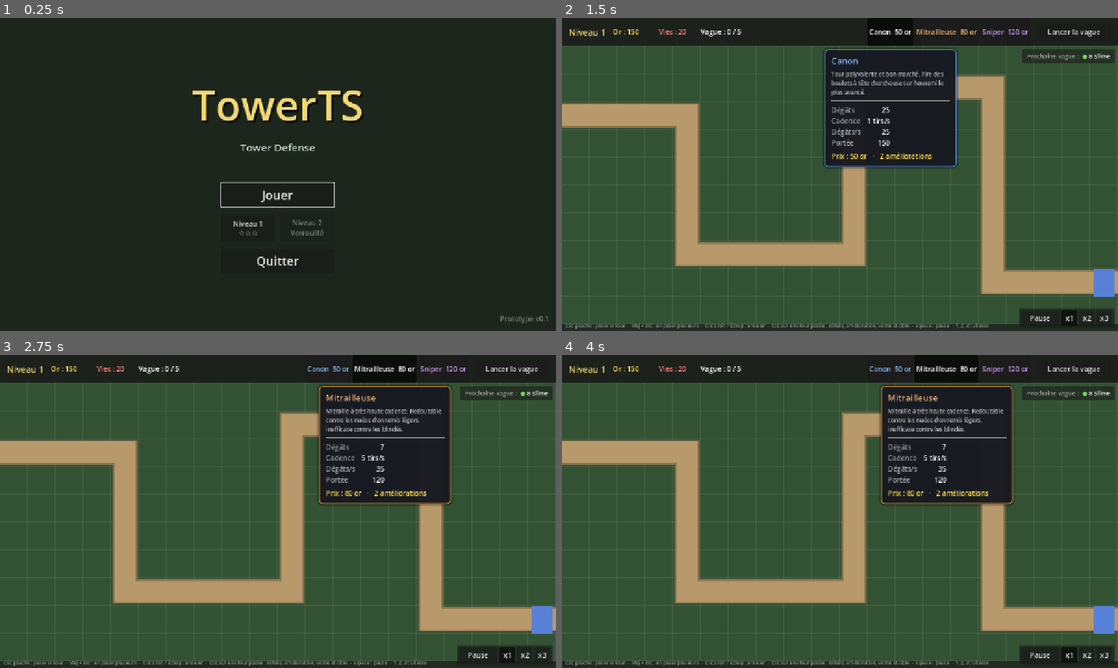
Above: before the commit, frames 1-4 (two rows, left to right).
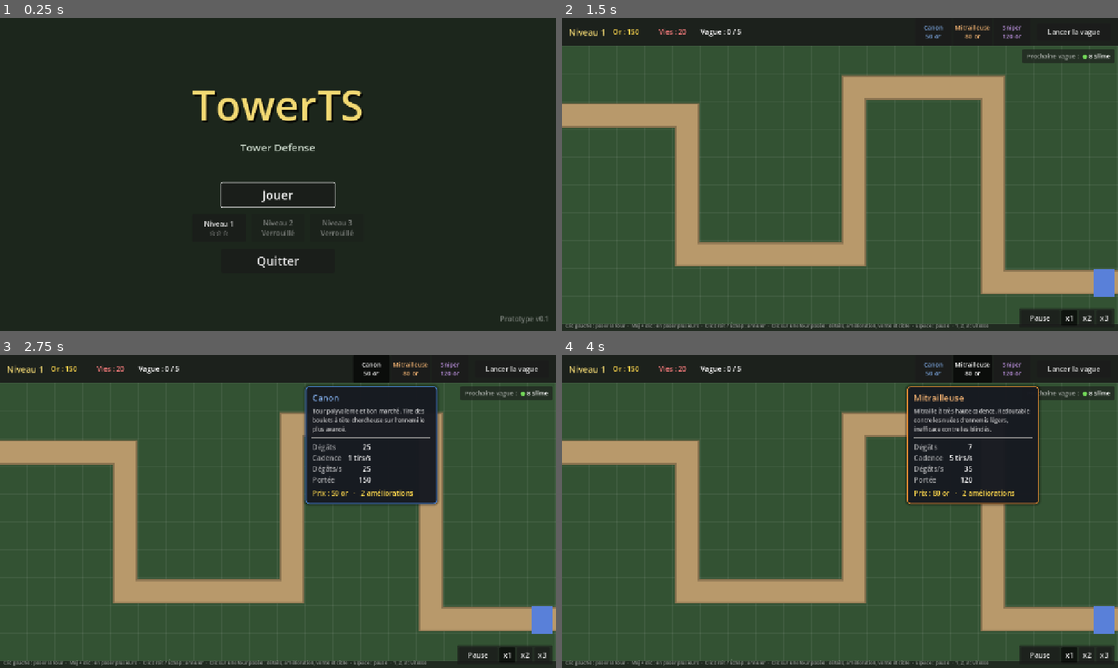
Above: after the commit, the same moments.

Repository: sam-fishermonger/TowerTS
Game: Godot game, scene res://scenes/ui/title_screen.tscn
The game is run twice, just before and just after one commit, with the same random seed, the same clock (stepped at 60 frames per second) and the same inputs.
Inputs (mouse positions are in pixels of both pictures, inside the frame that each line leads up to):
- Up to frame 1 (0.25 s): no input
- Up to frame 2 (1.5 s): click "Jouer" at 0.5 s; click (890, 30) at 1.25 s, where only the run before the commit has a clickable "Canon 50 or"
- Up to frame 3 (2.75 s): click (372, 367) at 2 s, where only the run after the commit has a clickable "Canon 50 or"
- Up to frame 4 (4 s): click (945, 367) at 2.75 s, where only the run before the commit has a clickable "Mitrailleuse 80 or"; click (973, 367) at 3.5 s, where only the run after the commit has a clickable "Mitrailleuse 80 or"

The runs differ from the first frame. In frame 1, 0.7% of the frame differs, in the area x 36-64%, y 52-80%; in frame 2, 9.5%, in the area x 47-84%, y 2-49%; in frame 3, 4.3%; in frame 4, 5.6%.

Commit message:
Ajouter le niveau 3, le Slime géant et la tour Rayon
Le Slime géant se divise en 3 Slimes à sa mort. Le Rayon frappe en continu
une seule cible, jusqu'à 3 fois plus fort s'il reste dessus 2 secondes.
Les boutons d'achat passent sur deux lignes pour tenir à 6 tours.

Co-Authored-By: Claude Opus 5.5 (1M context) <noreply@anthropic.com>
Claude-Session: https://claude.ai/code/session_01LCUkbj6wNwvmsja1cRfizV

Diff:
--- a/resources/campaign.tres
+++ b/resources/campaign.tres
@@ -4,4 +4,4 @@
 
 [resource]
 script = ExtResource("1_campaign")
-levels = Array[String](["res://scenes/levels/level_01.tscn", "res://scenes/levels/level_02.tscn"])
+levels = Array[String](["res://scenes/levels/level_01.tscn", "res://scenes/levels/level_02.tscn", "res://scenes/levels/level_03.tscn"])
--- /dev/null
+++ b/resources/enemies/giant_slime.tres
@@ -0,0 +1,16 @@
+[gd_resource type="Resource" script_class="EnemyData" format=3]
+
+[ext_resource type="Script" path="res://scripts/data/enemy_data.gd" id="1_data"]
+[ext_resource type="Resource" path="res://resources/enemies/slime.tres" id="2_slime"]
+
+[resource]
+script = ExtResource("1_data")
+display_name = "Slime géant"
+max_health = 220.0
+speed = 50.0
+reward = 6
+damage = 3
+color = Color(0.25, 0.62, 0.3, 1)
+radius = 19.0
+split_into = ExtResource("2_slime")
+split_count = 3
--- /dev/null
+++ b/resources/towers/beam.tres
@@ -0,0 +1,30 @@
+[gd_resource type="Resource" script_class="TowerData" format=3]
+
+[ext_resource type="Script" path="res://scripts/data/tower_data.gd" id="1_data"]
+[ext_resource type="PackedScene" path="res://scenes/towers/beam_tower.tscn" id="2_scene"]
+[ext_resource type="Script" path="res://scripts/data/tower_upgrade.gd" id="3_upgrade"]
+
+[sub_resource type="Resource" id="Upgrade_1"]
+script = ExtResource("3_upgrade")
+cost = 90
+damage_multiplier = 1.35
+
+[sub_resource type="Resource" id="Upgrade_2"]
+script = ExtResource("3_upgrade")
+cost = 140
+damage_multiplier = 1.35
+range_multiplier = 1.15
+
+[resource]
+script = ExtResource("1_data")
+display_name = "Rayon"
+description = "Rayon continu qui brûle de plus en plus fort tant qu'il reste sur la même cible (jusqu'à 3 fois plus). Idéal contre les gros ennemis, mais l'armure absorbe ses petits coups."
+cost = 130
+scene = ExtResource("2_scene")
+attack_range = 140.0
+damage = 6.0
+fire_rate = 6.0
+color = Color(0.95, 0.35, 0.6, 1)
+beam_ramp_max = 3.0
+beam_ramp_time = 2.0
+upgrades = Array[ExtResource("3_upgrade")]([SubResource("Upgrade_1"), SubResource("Upgrade_2")])
--- /dev/null
+++ b/scenes/levels/level_03.tscn
@@ -0,0 +1,204 @@
+[gd_scene format=3]
+
+[ext_resource type="PackedScene" path="res://scenes/levels/level.tscn" id="1_level"]
+[ext_resource type="Script" path="res://scripts/data/tower_data.gd" id="2_tower_data"]
+[ext_resource type="Resource" path="res://resources/towers/cannon.tres" id="3_cannon"]
+[ext_resource type="Resource" path="res://resources/towers/gatling.tres" id="4_gatling"]
+[ext_resource type="Resource" path="res://resources/towers/sniper.tres" id="5_sniper"]
+[ext_resource type="Resource" path="res://resources/towers/mortar.tres" id="6_mortar"]
+[ext_resource type="Resource" path="res://resources/towers/frost.tres" id="7_frost"]
+[ext_resource type="Resource" path="res://resources/towers/beam.tres" id="8_beam"]
+[ext_resource type="Script" path="res://scripts/data/wave_data.gd" id="9_wave_data"]
+[ext_resource type="Script" path="res://scripts/data/spawn_group.gd" id="10_spawn_group"]
+[ext_resource type="Resource" path="res://resources/enemies/slime.tres" id="11_slime"]
+[ext_resource type="Resource" path="res://resources/enemies/runner.tres" id="12_runner"]
+[ext_resource type="Resource" path="res://resources/enemies/tank.tres" id="13_tank"]
+[ext_resource type="Resource" path="res://resources/enemies/shell.tres" id="14_shell"]
+[ext_resource type="Resource" path="res://resources/enemies/giant_slime.tres" id="15_giant"]
+
+[sub_resource type="Curve2D" id="Curve2D_path"]
+_data = {
+"points": PackedVector2Array(0, 0, 0, 0, -32, 160, 0, 0, 0, 0, 1056, 160, 0, 0, 0, 0, 1056, 352, 0, 0, 0, 0, 224, 352, 0, 0, 0, 0, 224, 544, 0, 0, 0, 0, 1312, 544),
+"tilts": PackedFloat32Array(0, 0, 0, 0, 0, 0)
+}
+point_count = 6
+
+[sub_resource type="Resource" id="Group_w1_1"]
+script = ExtResource("10_spawn_group")
+enemy = ExtResource("11_slime")
+count = 12
+interval = 0.8
+start_delay = 0.0
+
+[sub_resource type="Resource" id="Group_w1_2"]
+script = ExtResource("10_spawn_group")
+enemy = ExtResource("15_giant")
+count = 4
+interval = 2.5
+start_delay = 5.0
+
+[sub_resource type="Resource" id="Wave_1"]
+script = ExtResource("9_wave_data")
+groups = Array[ExtResource("10_spawn_group")]([SubResource("Group_w1_1"), SubResource("Group_w1_2")])
+bonus_gold = 15
+
+[sub_resource type="Resource" id="Group_w2_1"]
+script = ExtResource("10_spawn_group")
+enemy = ExtResource("12_runner")
+count = 16
+interval = 0.5
+start_delay = 0.0
+
+[sub_resource type="Resource" id="Group_w2_2"]
+script = ExtResource("10_spawn_group")
+enemy = ExtResource("15_giant")
+count = 5
+interval = 2.0
+start_delay = 4.0
+
+[sub_resource type="Resource" id="Wave_2"]
+script = ExtResource("9_wave_data")
+groups = Array[ExtResource("10_spawn_group")]([SubResource("Group_w2_1"), SubResource("Group_w2_2")])
+bonus_gold = 20
+
+[sub_resource type="Resource" id="Group_w3_1"]
+script = ExtResource("10_spawn_group")
+enemy = ExtResource("15_giant")
+count = 8
+interval = 1.5
+start_delay = 0.0
+
+[sub_resource type="Resource" id="Group_w3_2"]
+script = ExtResource("10_spawn_group")
+enemy = ExtResource("14_shell")
+count = 8
+interval = 1.2
+start_delay = 4.0
+
+[sub_resource type="Resource" id="Wave_3"]
+script = ExtResource("9_wave_data")
+groups = Array[ExtResource("10_spawn_group")]([SubResource("Group_w3_1"), SubResource("Group_w3_2")])
+bonus_gold = 25
+
+[sub_resource type="Resource" id="Group_w4_1"]
+script = ExtResource("10_spawn_group")
+enemy = ExtResource("13_tank")
+count = 6
+interval = 1.6
+start_delay = 0.0
+
+[sub_resource type="Resource" id="Group_w4_2"]
+script = ExtResource("10_spawn_group")
+enemy = ExtResource("12_runner")
+count = 20
+interval = 0.35
+start_delay = 3.0
+
+[sub_resource type="Resource" id="Group_w4_3"]
+script = ExtResource("10_spawn_group")
+enemy = ExtResource("15_giant")
+count = 6
+interval = 1.5
+start_delay = 8.0
+
+[sub_resource type="Resource" id="Wave_4"]
+script = ExtResource("9_wave_data")
+groups = Array[ExtResource("10_spawn_group")]([SubResource("Group_w4_1"), SubResource("Group_w4_2"), SubResource("Group_w4_3")])
+bonus_gold = 30
+
+[sub_resource type="Resource" id="Group_w5_1"]
+script = ExtResource("10_spawn_group")
+enemy = ExtResource("15_giant")
+count = 12
+interval = 1.0
+start_delay = 0.0
+
+[sub_resource type="Resource" id="Group_w5_2"]
+script = ExtResource("10_spawn_group")
+enemy = ExtResource("14_shell")
+count = 12
+interval = 1.0
+start_delay = 3.0
+
+[sub_resource type="Resource" id="Wave_5"]
+script = ExtResource("9_wave_data")
+groups = Array[ExtResource("10_spawn_group")]([SubResource("Group_w5_1"), SubResource("Group_w5_2")])
+bonus_gold = 35
+
+[sub_resource type="Resource" id="Group_w6_1"]
+script = ExtResource("10_spawn_group")
+enemy = ExtResource("13_tank")
+count = 10
+interval = 1.2
+start_delay = 0.0
+
+[sub_resource type="Resource" id="Group_w6_2"]
+script = ExtResource("10_spawn_group")
+enemy = ExtResource("15_giant")
+count = 12
+interval = 1.0
+start_delay = 3.0
+
+[sub_resource type="Resource" id="Group_w6_3"]
+script = ExtResource("10_spawn_group")
+enemy = ExtResource("11_slime")
+count = 25
+interval = 0.3
+start_delay = 8.0
+
+[sub_resource type="Resource" id="Wave_6"]
+script = ExtResource("9_wave_data")
+groups = Array[ExtResource("10_spawn_group")]([SubResource("Group_w6_1"), SubResource("Group_w6_2"), SubResource("Group_w6_3")])
+bonus_gold = 40
+
+[sub_resource type="Resource" id="Group_w7_1"]
+script = ExtResource("10_spawn_group")
+enemy = ExtResource("14_shell")
+count = 16
+interval = 0.8
+start_delay = 0.0
+
+[sub_resource type="Resource" id="Group_w7_2"]
+script = ExtResource("10_spawn_group")
+enemy = ExtResource("15_giant")
+count = 16
+interval = 0.8
+start_delay = 4.0
+
+[sub_resource type="Resource" id="Group_w7_3"]
+script = ExtResource("10_spawn_group")
+enemy = ExtResource("13_tank")
+count = 10
+interval = 1.5
+start_delay = 8.0
+
+[sub_resource type="Resource" id="Group_w7_4"]
+script = ExtResource("10_spawn_group")
+enemy = ExtResource("12_runner")
+count = 30
+interval = 0.25
+start_delay = 12.0
+
+[sub_resource type="Resource" id="Wave_7"]
+script = ExtResource("9_wave_data")
+groups = Array[ExtResource("10_spawn_group")]([SubResource("Group_w7_1"), SubResource("Group_w7_2"), SubResource("Group_w7_3"), SubResource("Group_w7_4")])
+bonus_gold = 0
+
+[node name="Level03" instance=ExtResource("1_level")]
+level_name = "Niveau 3"
+starting_gold = 250
+starting_lives = 20
+tower_types = Array[ExtResource("2_tower_data")]([ExtResource("3_cannon"), ExtResource("4_gatling"), ExtResource("5_sniper"), ExtResource("6_mortar"), ExtResource("7_frost"), ExtResource("8_beam")])
+
+[node name="Map" parent="."]
+blocked_cells = Array[Vector2i]([Vector2i(6, 2), Vector2i(7, 3), Vector2i(12, 5), Vector2i(13, 6), Vector2i(18, 3), Vector2i(1, 8), Vector2i(9, 9), Vector2i(17, 0)])
+background_color = Color(0.08, 0.13, 0.13, 1)
+ground_color = Color(0.17, 0.27, 0.25, 1)
+path_color = Color(0.5, 0.44, 0.32, 1)
+rock_color = Color(0.4, 0.45, 0.42, 1)
+
+[node name="SwampPath" type="Path2D" parent="Map"]
+curve = SubResource("Curve2D_path")
+
+[node name="WaveSpawner" parent="."]
+waves = Array[ExtResource("9_wave_data")]([SubResource("Wave_1"), SubResource("Wave_2"), SubResource("Wave_3"), SubResource("Wave_4"), SubResource("Wave_5"), SubResource("Wave_6"), SubResource("Wave_7")])
--- /dev/null
+++ b/scenes/towers/beam_tower.tscn
@@ -0,0 +1,6 @@
+[gd_scene format=3]
+
+[ext_resource type="Script" path="res://scripts/towers/beam_tower.gd" id="1_tower"]
+
+[node name="BeamTower" type="Node2D"]
+script = ExtResource("1_tower")
--- a/scenes/ui/hud.tscn
+++ b/scenes/ui/hud.tscn
@@ -70,6 +70,7 @@
 [node name="TowerButtons" type="HBoxContainer" parent="TopBar/Margin/Row"]
 unique_name_in_owner = true
 layout_mode = 2
+theme_override_constants/separation = 4
 alignment = 1
 
 [node name="NextWaveButton" type="Button" parent="TopBar/Margin/Row"]
--- a/scripts/data/enemy_data.gd
+++ b/scripts/data/enemy_data.gd
@@ -14,3 +14,9 @@
 @export var damage := 1
 @export var color := Color.RED
 @export var radius := 12.0
+
+@export_group("Division")
+## Ennemi qui apparaît à sa place quand il est détruit (aucun si vide).
+@export var split_into: EnemyData
+## Nombre d'ennemis qui apparaissent à sa mort.
+@export var split_count := 0
--- a/scripts/data/tower_data.gd
+++ b/scripts/data/tower_data.gd
@@ -29,6 +29,12 @@
 ## Durée du ralentissement, en secondes.
 @export var slow_duration := 0.0
 
+@export_group("Rayon")
+## Multiplicateur de dégâts atteint en restant sur la même cible (1 = pas de montée).
+@export var beam_ramp_max := 1.0
+## Secondes sur la même cible pour atteindre beam_ramp_max.
+@export var beam_ramp_time := 2.0
+
 @export_group("Améliorations")
 ## Améliorations achetables, dans l'ordre : la tour posée est au niveau 1,
 ## chaque amélioration la fait monter d'un niveau.
--- a/scripts/enemies/enemy.gd
+++ b/scripts/enemies/enemy.gd
@@ -105,3 +105,8 @@
 	draw_circle(Vector2.ZERO, data.radius, color)
 	var outline_width := 4.0 if data.armor > 0.0 else 2.0
 	draw_arc(Vector2.ZERO, data.radius, 0.0, TAU, 24, color.darkened(0.5), outline_width)
+	# Un ennemi qui se divise laisse voir ceux qu'il contient.
+	if data.split_into:
+		for i in data.split_count:
+			var offset := Vector2.from_angle(TAU * i / data.split_count - PI / 2.0) * data.radius * 0.45
+			draw_circle(offset, data.radius * 0.28, data.split_into.color.darkened(0.15))
--- a/scripts/levels/level.gd
+++ b/scripts/levels/level.gd
@@ -216,7 +216,18 @@
 	stain.color = enemy.data.color
 	stains.add_child(stain)
 	stain.global_position = enemy.global_position
+	_split(enemy)
 	_check_wave_cleared()
+
+
+## Fait apparaître les ennemis cachés dans un ennemi qui se divise, en file
+## derrière lui sur son chemin.
+func _split(enemy: Enemy) -> void:
+	var data := enemy.data
+	if data.split_into == null:
+		return
+	for i in data.split_count:
+		spawner.spawn(data.split_into, enemy.path, maxf(enemy.progress - i * data.split_into.radius * 1.6, 0.0))
 
 
 func _on_enemy_reached_end(enemy: Enemy) -> void:
--- a/scripts/levels/wave_spawner.gd
+++ b/scripts/levels/wave_spawner.gd
@@ -50,9 +50,17 @@
 		wave_spawning_finished.emit(current_wave)
 
 
-func _spawn(group: SpawnGroup) -> void:
+## Fait apparaître un ennemi sur un chemin, à la distance donnée du départ.
+## Sert aussi aux ennemis qui se divisent à leur mort.
+func spawn(data: EnemyData, path: Path2D, progress := 0.0) -> Enemy:
 	var enemy: Enemy = ENEMY_SCENE.instantiate()
-	enemy.data = group.enemy
-	enemy.path = map.get_enemy_path(group.path_index)
+	enemy.data = data
+	enemy.path = path
+	enemy.progress = progress
 	enemy_container.add_child(enemy)
 	enemy_spawned.emit(enemy)
+	return enemy
+
+
+func _spawn(group: SpawnGroup) -> void:
+	spawn(group.enemy, map.get_enemy_path(group.path_index))
--- /dev/null
+++ b/scripts/towers/beam_tower.gd
@@ -0,0 +1,55 @@
+class_name BeamTower
+extends Tower
+## Tour à rayon continu sur une seule cible. Chaque « tir » est une impulsion du
+## rayon : beaucoup de petits coups, que l'armure réduit fortement. Plus le rayon
+## reste sur la même cible, plus il fait mal (jusqu'à `beam_ramp_max` fois après
+## `beam_ramp_time` secondes) ; changer de cible fait repartir de zéro.
+
+## Identifiant de l'ennemi sur lequel le rayon chauffe (0 = aucun).
+var _ramp_target_id := 0
+var _ramp_time := 0.0
+
+
+func _process(delta: float) -> void:
+	super(delta)
+	if _target and _target.get_instance_id() == _ramp_target_id:
+		_ramp_time += delta
+	else:
+		_reset_ramp(_target)
+	# Le rayon suit sa cible et disparaît avec elle : on redessine à chaque image.
+	queue_redraw()
+
+
+func _reset_ramp(new_target: Enemy) -> void:
+	_ramp_target_id = new_target.get_instance_id() if new_target else 0
+	_ramp_time = 0.0
+
+
+## Multiplicateur de dégâts actuel, de 1 à beam_ramp_max.
+func get_ramp_multiplier() -> float:
+	if stats.beam_ramp_time <= 0.0:
+		return stats.beam_ramp_max
+	return lerpf(1.0, stats.beam_ramp_max, clampf(_ramp_time / stats.beam_ramp_time, 0.0, 1.0))
+
+
+func _attack(enemy: Enemy) -> void:
+	# Nouvelle cible choisie pendant cette image : le rayon repart de zéro avant de frapper.
+	if enemy.get_instance_id() != _ramp_target_id:
+		_reset_ramp(enemy)
+	enemy.take_damage(stats.damage * get_ramp_multiplier())
+
+
+func _draw_body() -> void:
+	super()
+	var heat := inverse_lerp(1.0, maxf(stats.beam_ramp_max, 1.001), get_ramp_multiplier())
+	var core := data.color.lerp(Color.WHITE, 0.3 + 0.5 * heat)
+	# Cristal en losange au centre du socle.
+	var r := SIZE * 0.32
+	draw_colored_polygon(PackedVector2Array([Vector2(0, -r), Vector2(r * 0.7, 0), Vector2(0, r), Vector2(-r * 0.7, 0)]), data.color)
+	draw_circle(Vector2.ZERO, SIZE * 0.1, core)
+	if is_instance_valid(_target) and _target.is_alive:
+		var end := to_local(_target.global_position)
+		var width := 2.0 + 4.0 * heat
+		draw_line(Vector2.ZERO, end, Color(data.color, 0.5), width + 4.0)
+		draw_line(Vector2.ZERO, end, core, width)
+		draw_circle(end, width + 2.0, Color(core, 0.8))
--- a/scripts/ui/hud.gd
+++ b/scripts/ui/hud.gd
@@ -104,7 +104,10 @@
 		speed_buttons.add_child(speed_button)
 	for data in tower_types:
 		var button := Button.new()
-		button.text = "%s  %d or" % [data.display_name, data.cost]
+		# Nom et prix sur deux lignes : la barre garde de la place jusqu'à 6 ou 7 tours.
+		button.text = "%s\n%d or" % [data.display_name, data.cost]
+		button.add_theme_font_size_override("font_size", 14)
+		button.custom_minimum_size = Vector2(84, 0)
 		button.toggle_mode = true
 		button.button_group = _tower_group
 		button.focus_mode = Control.FOCUS_NONE
--- a/scripts/ui/tower_info_panel.gd
+++ b/scripts/ui/tower_info_panel.gd
@@ -175,6 +175,9 @@
 		"%s tirs/s" % _format(next.fire_rate, 2) if next else "")
 	_add_stat("Dégâts/s", _format(stats.get_dps()), _format(next.get_dps()) if next else "")
 	_add_stat("Portée", _format(stats.attack_range), _format(next.attack_range) if next else "")
+	if stats.beam_ramp_max > 1.0:
+		_add_stat("Montée", "x%s en %s s" % [_format(stats.beam_ramp_max), _format(stats.beam_ramp_time)],
+			"x%s en %s s" % [_format(next.beam_ramp_max), _format(next.beam_ramp_time)] if next else "")
 	if stats.splash_radius > 0.0:
 		_add_stat("Explosion", _format(stats.splash_radius), _format(next.splash_radius) if next else "")
 	if stats.slow_factor < 1.0:
--- a/tests/run_tests.gd
+++ b/tests/run_tests.gd
@@ -7,14 +7,17 @@
 const TITLE_SCREEN := preload("res://scenes/ui/title_screen.tscn")
 const LEVEL_01 := preload("res://scenes/levels/level_01.tscn")
 const LEVEL_02 := preload("res://scenes/levels/level_02.tscn")
+const LEVEL_03 := preload("res://scenes/levels/level_03.tscn")
 const ENEMY_SCENE := preload("res://scenes/enemies/enemy.tscn")
 const CANNON := preload("res://resources/towers/cannon.tres")
 const SNIPER := preload("res://resources/towers/sniper.tres")
 const GATLING := preload("res://resources/towers/gatling.tres")
 const MORTAR := preload("res://resources/towers/mortar.tres")
 const FROST := preload("res://resources/towers/frost.tres")
+const BEAM := preload("res://resources/towers/beam.tres")
 const SLIME := preload("res://resources/enemies/slime.tres")
 const SHELL := preload("res://resources/enemies/shell.tres")
+const GIANT_SLIME := preload("res://resources/enemies/giant_slime.tres")
 
 ## Accélération des parties simulées (avec --fixed-fps 60 : 1/15 s de jeu par image).
 const GAME_SPEED := 4.0
@@ -55,6 +58,10 @@
 	await _test_victory_level_01()
 	await _test_victory_level_02()
 	await _test_level_02_with_earned_gold()
+	await _test_level_03_map()
+	await _test_splitting_enemy()
+	await _test_beam_tower()
+	await _test_level_03_with_earned_gold()
 	if _failures == 0:
 		print("TOUS LES TESTS SONT PASSÉS")
 	else:
@@ -234,7 +241,7 @@
 
 func _test_tower_upgrade_stats() -> void:
 	print("Améliorations : statistiques")
-	for data: TowerData in [CANNON, GATLING, SNIPER, MORTAR, FROST]:
+	for data: TowerData in [CANNON, GATLING, SNIPER, MORTAR, FROST, BEAM]:
 		_check(data.get_max_level() == 3 and not data.description.is_empty(),
 			"%s : 2 améliorations et une description" % data.display_name)
 	var base := CANNON.get_stats_at_level(1)
@@ -422,7 +429,7 @@
 	_check(level.spawner.waves.size() == 6, "6 vagues définies")
 	_check(level.tower_types.size() == 5, "5 types de tours proposés")
 	_check(level.map.paths.size() == 2, "deux chemins")
-	_check(not level.has_next_level(), "c'est le dernier niveau")
+	_check(level.get_next_level() == LEVEL_03.resource_path, "le niveau 3 suit")
 	_check(level.map.is_cell_on_path(Vector2i(2, 1)), "le chemin nord bloque la construction")
 	_check(level.map.is_cell_on_path(Vector2i(1, 9)), "le chemin sud bloque la construction")
 	_check(level.map.is_cell_on_path(Vector2i(16, 6)), "le tronc commun bloque la construction")
@@ -772,7 +779,7 @@
 	_check(level.is_over and level.lives > 0, "la partie est gagnée (vies restantes : %d)" % level.lives)
 	_check(level.spawner.current_wave == 5, "les 6 vagues ont été jouées")
 	_check(level.hud.end_title.text == "Victoire !", "écran de victoire affiché")
-	_check(not level.hud.next_level_button.visible, "pas de niveau suivant après le dernier niveau")
+	_check(level.hud.next_level_button.visible, "le niveau 3 est proposé ensuite")
 	await _free(level)
 
 
@@ -797,3 +804,105 @@
 	_check(level.is_over and level.lives > 0,
 		"la partie est gagnée (vies restantes : %d, tours achetées : %d)" % [level.lives, bought[0]])
 	await _free(level)
+
+
+func _test_level_03_map() -> void:
+	print("Niveau 3 : carte")
+	var level := await _spawn_level(LEVEL_03)
+	_check(level.level_name == "Niveau 3" and level.gold == 250 and level.lives == 20, "nom, or et vies de départ")
+	_check(level.spawner.waves.size() == 7, "7 vagues définies")
+	_check(level.tower_types.size() == 6 and level.tower_types.has(BEAM), "6 types de tours, dont le Rayon")
+	_check(not level.has_next_level(), "c'est le dernier niveau")
+	var uses_giant := false
+	for wave in level.spawner.waves:
+		for group in wave.groups:
+			uses_giant = uses_giant or group.enemy == GIANT_SLIME
+	_check(uses_giant, "les vagues contiennent des Slimes géants")
+	for cell in level.map.blocked_cells:
+		_check(not level.map.is_cell_on_path(cell), "le rocher %s est hors du chemin" % cell)
+	_check(level.map.is_cell_on_path(Vector2i(10, 1)) and level.map.is_cell_on_path(Vector2i(10, 4))
+		and level.map.is_cell_on_path(Vector2i(10, 7)), "le chemin traverse la carte trois fois")
+	await _free(level)
+
+
+func _test_splitting_enemy() -> void:
+	print("Slime géant : se divise à sa mort")
+	var level := await _spawn_level(LEVEL_03)
+	var giant := level.spawner.spawn(GIANT_SLIME, level.map.get_enemy_path(0), 400.0)
+	var spawned: Array[Enemy] = []
+	level.spawner.enemy_spawned.connect(func(enemy: Enemy) -> void: spawned.append(enemy))
+	var gold_before := level.gold
+	giant.take_damage(1e9)
+	_check(spawned.size() == GIANT_SLIME.split_count and spawned.all(func(e: Enemy) -> bool: return e.data == SLIME),
+		"%d Slimes apparaissent à sa mort" % GIANT_SLIME.split_count)
+	_check(spawned.all(func(e: Enemy) -> bool: return e.progress <= 400.0 and e.progress > 300.0),
+		"ils apparaissent à sa place, en file sur le chemin")
+	_check(level.gold == gold_before + GIANT_SLIME.reward, "le Slime géant rapporte sa prime")
+	for enemy in spawned:
+		enemy.take_damage(1e9)
+	_check(level.gold == gold_before + GIANT_SLIME.reward + SLIME.reward * GIANT_SLIME.split_count,
+		"chaque petit Slime rapporte aussi la sienne")
+	_check(get_nodes_in_group(Enemy.GROUP).is_empty(), "plus aucun ennemi : les petits ne se divisent pas")
+	await _free(level)
+
+
+func _test_beam_tower() -> void:
+	print("Rayon : dégâts qui montent sur la même cible")
+	var level := await _spawn_level(LEVEL_03)
+	level.gold = 1000
+	var tower: BeamTower = level.place_tower(Vector2i(4, 2), BEAM)
+	_check(tower is BeamTower, "le Rayon vient de sa scène")
+	var target_data: EnemyData = SLIME.duplicate()
+	target_data.max_health = 1e9
+	var enemy := _add_still_enemy(level, target_data, 0, 0.0)
+	enemy.global_position = tower.global_position + Vector2(60, 0)
+	var hits: Array[float] = []
+	enemy.damaged.connect(func(_e: Enemy, amount: float) -> void: hits.append(amount))
+	var elapsed := 0.0
+	while elapsed < 3.0:
+		elapsed += await _step()
+	_check(hits.size() > 10, "le rayon frappe en continu (%d coups en 3 s)" % hits.size())
+	_check(is_equal_approx(hits[0], BEAM.damage), "le premier coup fait les dégâts de base")
+	_check(is_equal_approx(hits[hits.size() - 1], BEAM.damage * BEAM.beam_ramp_max),
+		"après %s s, les coups font %s fois plus mal" % [BEAM.beam_ramp_time, BEAM.beam_ramp_max])
+	# Changer de cible fait repartir de zéro.
+	enemy.despawn()
+	var other := _add_still_enemy(level, target_data, 0, 0.0)
+	other.global_position = tower.global_position + Vector2(0, 60)
+	var other_hits: Array[float] = []
+	other.damaged.connect(func(_e: Enemy, amount: float) -> void: other_hits.append(amount))
+	while other_hits.is_empty():
+		await _step()
+	_check(other_hits[0] < BEAM.damage * 1.2, "une nouvelle cible repart des dégâts de base")
+	var shell := _add_still_enemy(level, SHELL, 0, 0.0)
+	_check(is_equal_approx(shell.take_damage(BEAM.damage), 1.0), "l'armure de la Carapace absorbe un coup de base")
+	await _free(level)
+
+
+## Rejoue le niveau 3 sans or bonus, comme pour le niveau 2 : gagnable avec la
+## défense complète, mais perdu avec seulement les 6 premières tours.
+func _test_level_03_with_earned_gold() -> void:
+	print("Niveau 3 : gagnable avec l'or gagné, mais pas avec une petite défense")
+	var build_order: Array = [
+		[Vector2i(15, 2), CANNON], [Vector2i(15, 3), CANNON], [Vector2i(14, 2), MORTAR],
+		[Vector2i(4, 5), BEAM], [Vector2i(17, 3), FROST], [Vector2i(5, 5), CANNON],
+		[Vector2i(9, 3), SNIPER], [Vector2i(4, 6), MORTAR], [Vector2i(14, 3), BEAM],
+		[Vector2i(9, 5), GATLING], [Vector2i(2, 5), FROST], [Vector2i(11, 2), SNIPER],
+		[Vector2i(16, 6), MORTAR], [Vector2i(17, 4), BEAM], [Vector2i(2, 6), CANNON],
+		[Vector2i(10, 5), MORTAR], [Vector2i(7, 5), SNIPER], [Vector2i(10, 2), BEAM],
+	]
+	for tower_count in [6, build_order.size()]:
+		var level := await _spawn_level(LEVEL_03)
+		var bought := [0]
+		await _play_until_over(level, 1500.0, true, func() -> void:
+			while bought[0] < tower_count and level.gold >= build_order[bought[0]][1].cost:
+				var item: Array = build_order[bought[0]]
+				if level.place_tower(item[0], item[1]) == null:
+					_check(false, "achat de la tour %d" % (bought[0] + 1))
+				bought[0] += 1)
+		if tower_count < build_order.size():
+			_check(level.is_over and level.lives == 0, "perdu avec %d tours seulement" % tower_count)
+		else:
+			_check(level.is_over and level.lives > 0,
+				"la partie est gagnée (vies restantes : %d, tours achetées : %d)" % [level.lives, bought[0]])
+		await _free(level)
Not shown, added: scripts/towers/beam_tower.gd.uid
